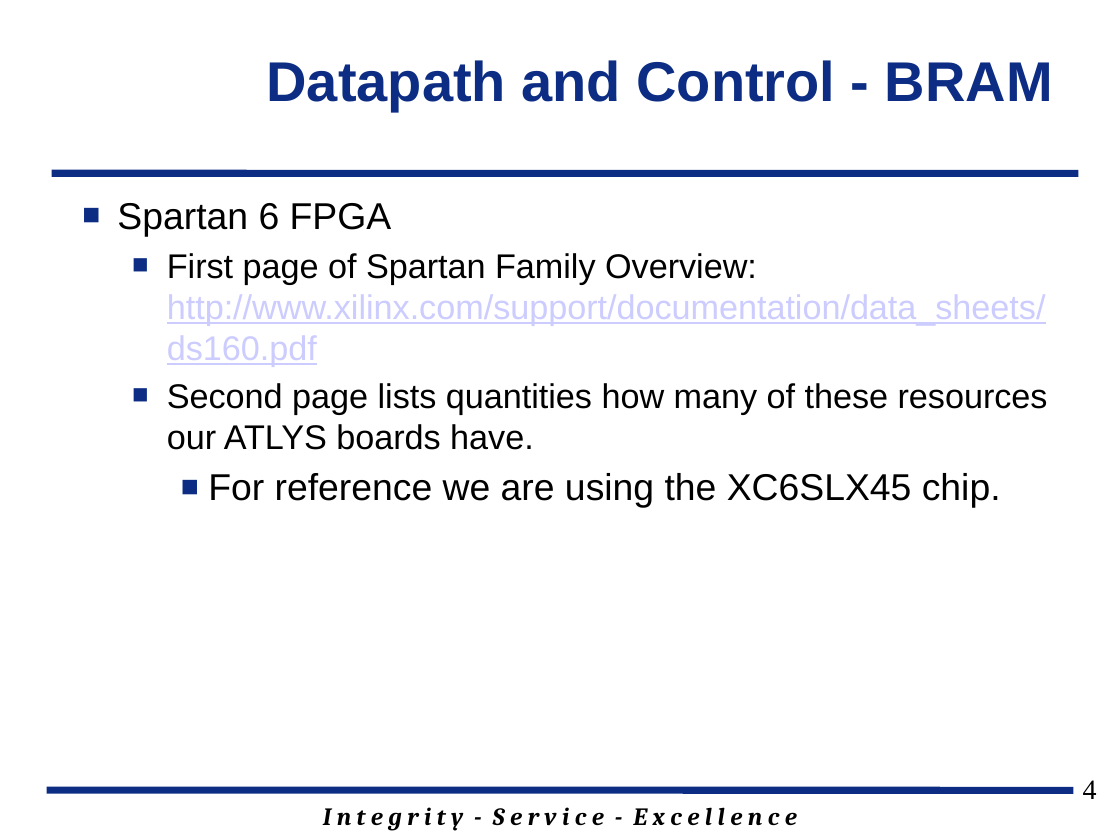
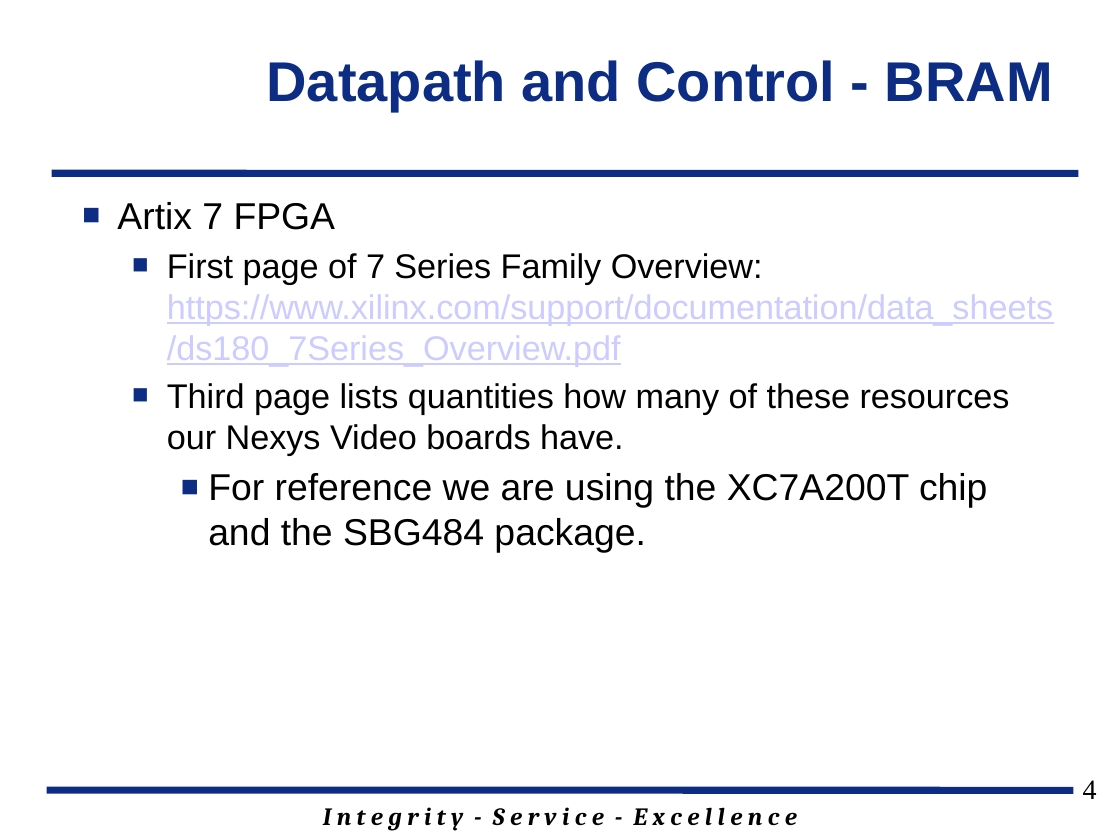
Before and after one commit to jfalkinburg/ECE383_web, a slide deck: slide 4 of lecture/slides/ECE_383_Lec12.pptx. Drawn at 1120x840 pixels with LibreOffice and Linux fonts; fonts in the diff are those of the drawing; background and template pictures are left out. Boxes give left, top, right and bottom in pixels: in the first picture for what was removed or moved away, otherwise in the second. Text is boxed around its words. In the diff, an @@ line names an element or a change of style, - is before the commit and + after.

```diff
--- a/lecture/slides/ECE_383_Lec12.pptx
+++ b/lecture/slides/ECE_383_Lec12.pptx
@@ text at [117,202,1053,553]: text changed @@
-■ Spartan 6 FPGA
-  ■ First page of Spartan Family Overview: http://www.xilinx.com/support/documentation/data_sheets/ds160.pdf
-  ■ Second page lists quantities how many of these resources our ATLYS boards have.
-    ■ For reference we are using the XC6SLX45 chip.
+■ Artix 7 FPGA
+  ■ First page of 7 Series Family Overview: https://www.xilinx.com/support/documentation/data_sheets/ds180_7Series_Overview.pdf
+  ■ Third page lists quantities how many of these resources our Nexys Video boards have.
+    ■ For reference we are using the XC7A200T chip and the SBG484 package.
```
Also in this commit, not shown: 10 other slides changed, 1 slide added, 4 slides removed, 9 other files.
